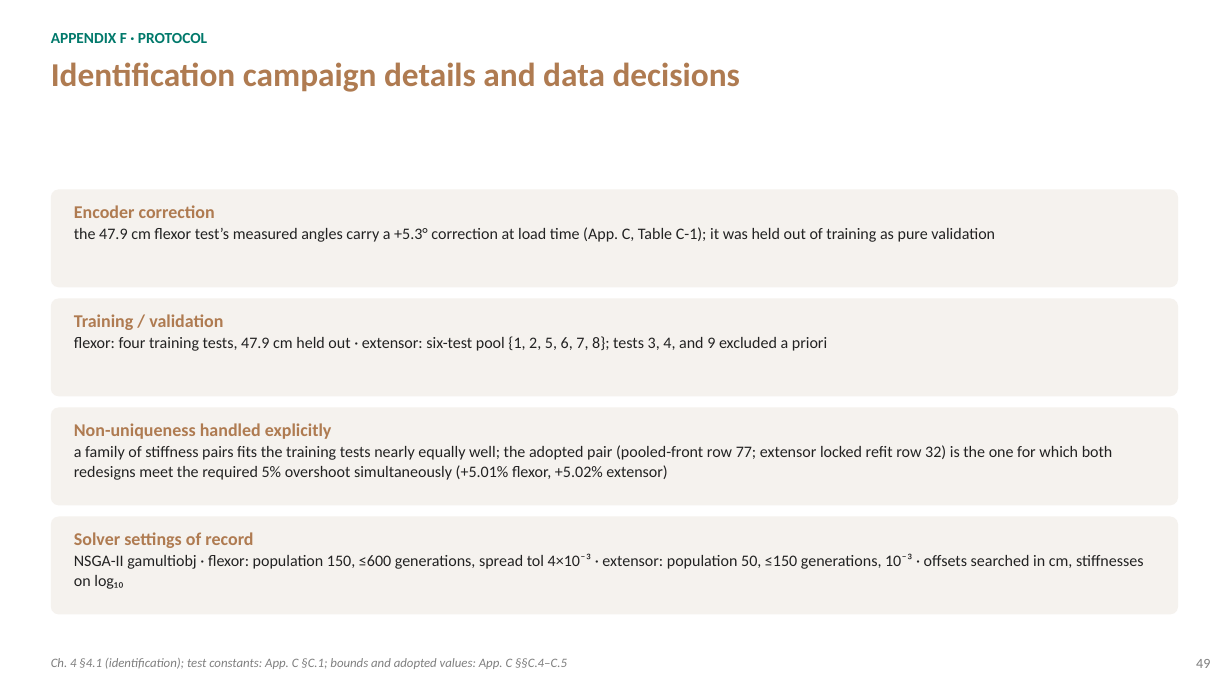
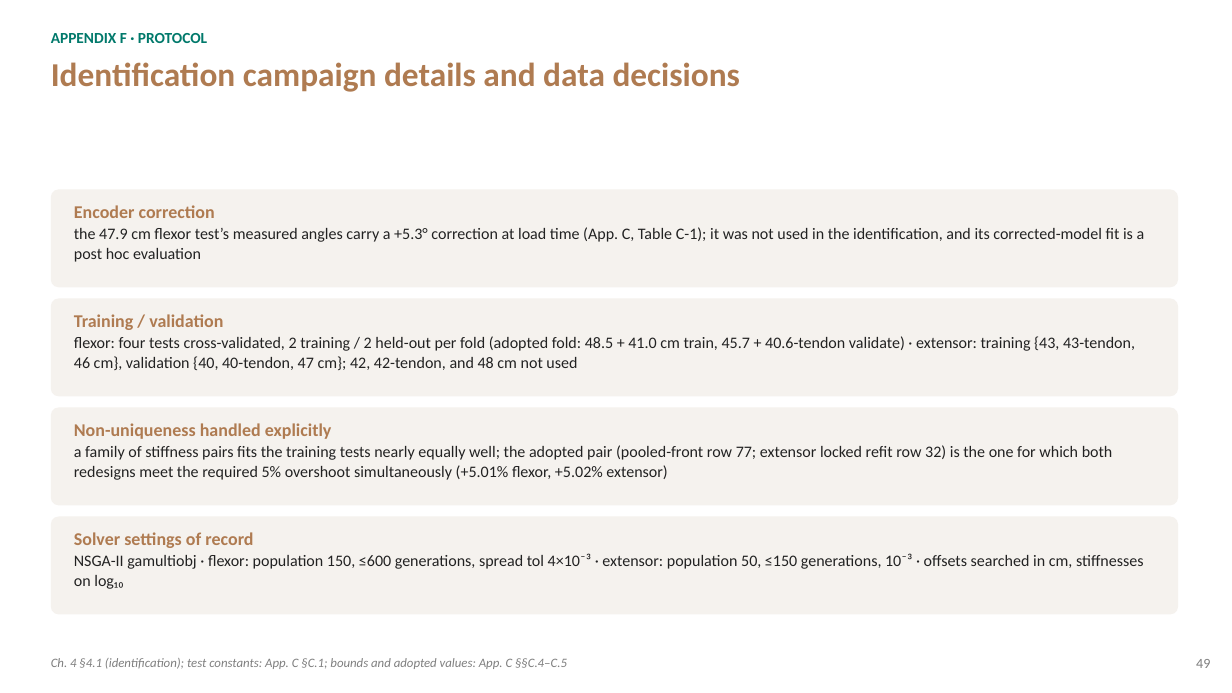
Before and after one commit to Agile-and-Adaptive-Robotics/Bipedal_Robot, a slide deck: slide 49 of Documentation/Reports and Papers/Dissertation/Defense/Bolen_Dissertation_Defense.pptx. Drawn at 1232x693 pixels with LibreOffice and Linux fonts; fonts in the diff are those of the drawing. Boxes give left, top, right and bottom in pixels: in the first picture for what was removed or moved away, otherwise in the second. Text is boxed around its words. In the diff, an @@ line names an element or a change of style, - is before the commit and + after.

```diff
--- a/Documentation/Reports and Papers/Dissertation/Defense/Bolen_Dissertation_Defense.pptx
+++ b/Documentation/Reports and Papers/Dissertation/Defense/Bolen_Dissertation_Defense.pptx
@@ text at [74, 227, 1145, 262]: text changed @@
-the 47.9 cm flexor test’s measured angles carry a +5.3° correction at load time (App. C, Table C-1); it was held out of training as pure validation
+the 47.9 cm flexor test’s measured angles carry a +5.3° correction at load time (App. C, Table C-1); it was not used in the identification, and its corrected-model fit is a post hoc evaluation
@@ text at [74, 336, 1135, 370]: text changed @@
-flexor: four training tests, 47.9 cm held out · extensor: six-test pool {1, 2, 5, 6, 7, 8}; tests 3, 4, and 9 excluded a priori
+flexor: four tests cross-validated, 2 training / 2 held-out per fold (adopted fold: 48.5 + 41.0 cm train, 45.7 + 40.6-tendon validate) · extensor: training {43, 43-tendon, 46 cm}, validation {40, 40-tendon, 47 cm}; 42, 42-tendon, and 48 cm not used
```
Also in this commit, not shown: 4 other slides changed, 15 other files.
